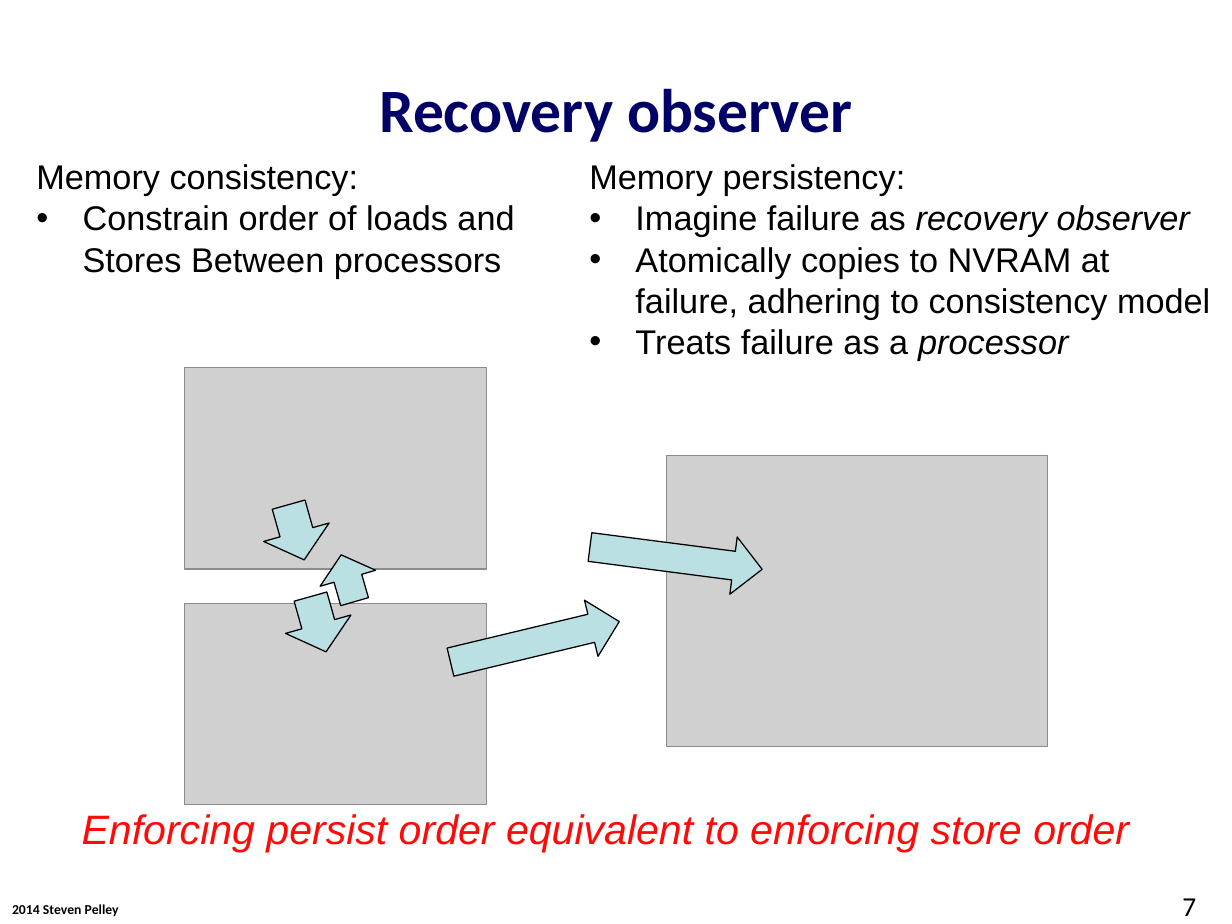
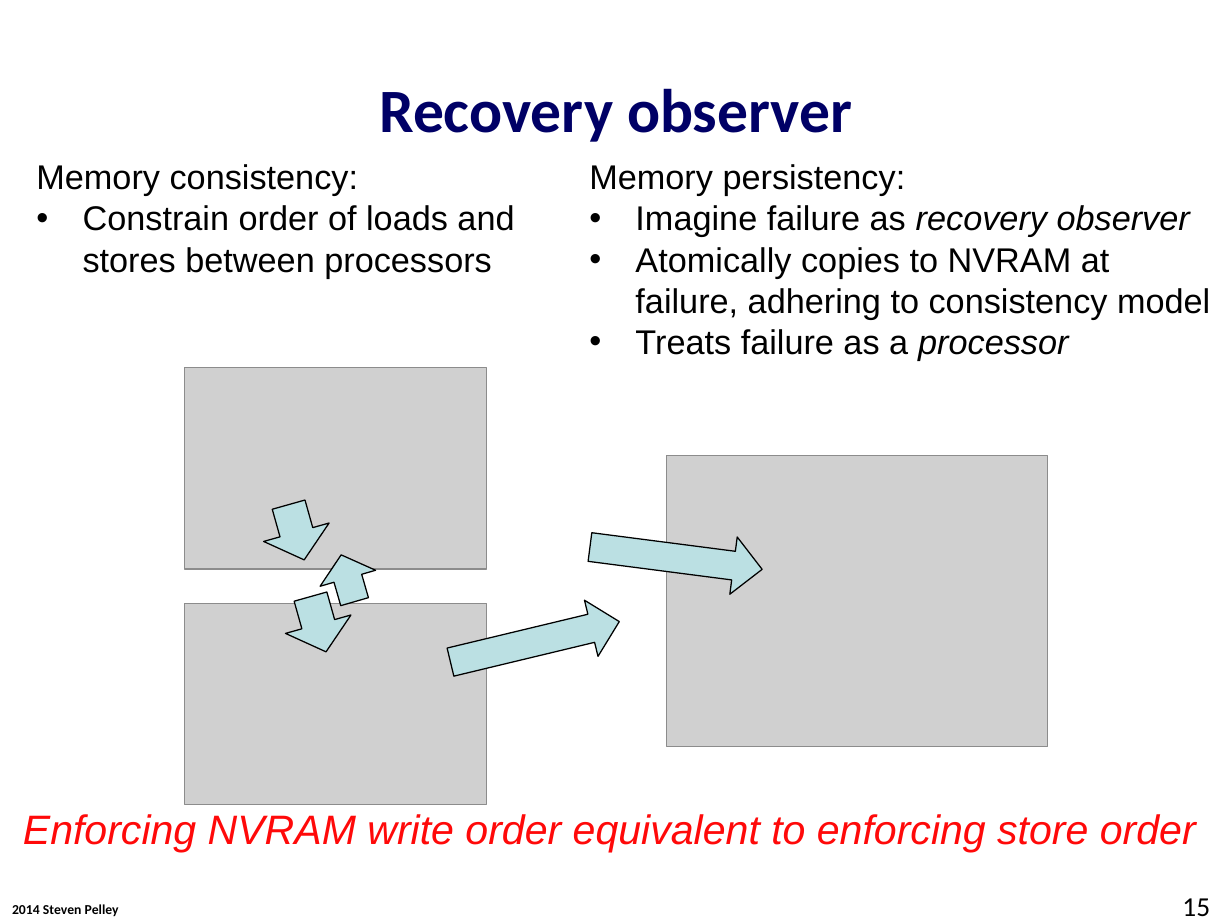
Before and after one commit to Abulila/dissertation, a slide deck: slide 15 of proposal/defense.pptx (slide 7 before the commit). Drawn at 1232x924 pixels with LibreOffice and Linux fonts; fonts in the diff are those of the drawing; grey boxes stand for pictures; background and template pictures are left out. Boxes give left, top, right and bottom in pixels: in the first picture for what was removed or moved away, otherwise in the second. Text is boxed around its words. In the diff, an @@ line names an element or a change of style, - is before the commit and + after.

Commit message:
defense.pptx: intro and working on epoch persistency definition

```diff
--- a/proposal/defense.pptx
+++ b/proposal/defense.pptx
@@ text at (x1=83, y1=205, x2=514, y2=278): text changed @@
-• Constrain order of loads and Stores Between processors
+• Constrain order of loads and stores between processors
@@ text at (x1=23, y1=814, x2=1196, y2=853): text changed @@
-Enforcing persist order equivalent to enforcing store order
+Enforcing NVRAM write order equivalent to enforcing store order
@@ page number at (x1=1182, y1=898, x2=1210, y2=917): text changed @@
-7
+15
```
Also in this commit, not shown: 13 other slides changed, 12 slides added, 2 slides removed.
